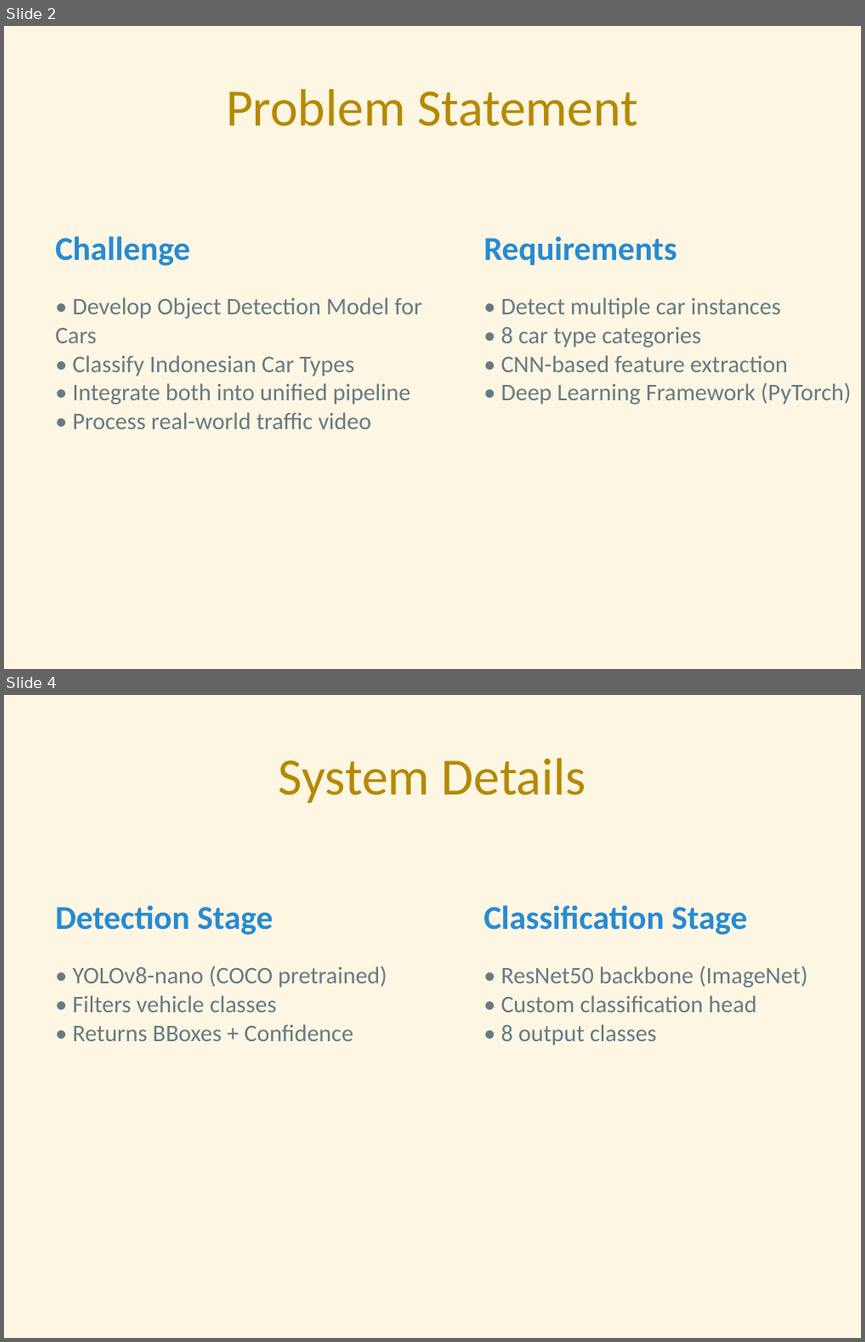
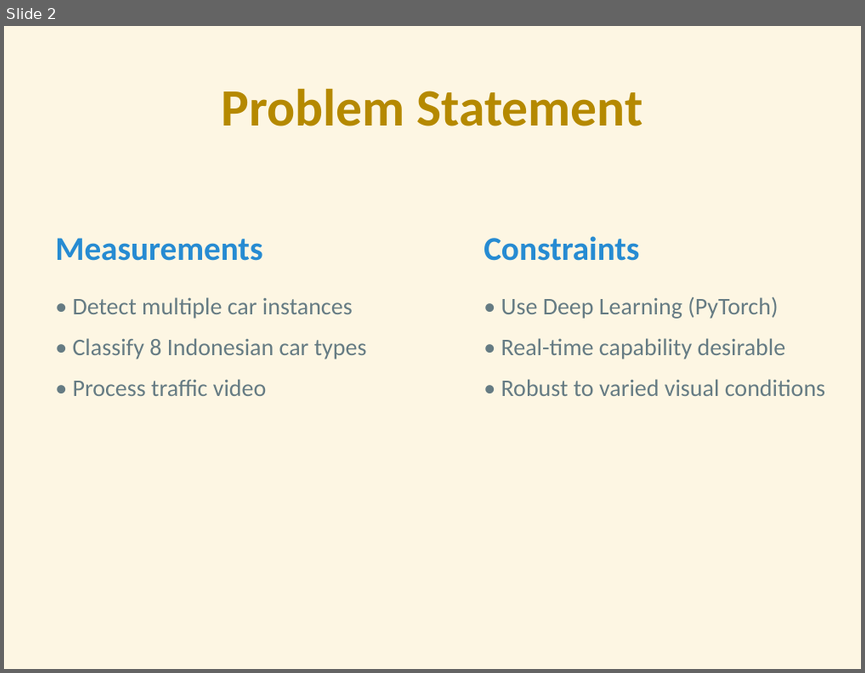
Before and after one commit to HyzenTech/car-retrieval-system, a slide deck: presentation.pptx. Shown one above the other, each under a label of ours: slides 2 and 4 before the commit, slide 2 after it; the slides between them are not shown. The pictures are 865x1342 and 865x673 pixels, drawn with LibreOffice and Linux fonts; fonts in the diff are those of the drawing. Boxes give left, top, right and bottom in pixels: in the first picture for what was removed or moved away, otherwise in the second. Text is boxed around its words. In the diff, an @@ line names an element or a change of style, - is before the commit and + after.

Commit message:
Enhance PPTX: Add visual architecture diagram and embed evaluation plots

```diff
--- a/presentation.pptx
+++ b/presentation.pptx
@@ slide 4 removed at [4,695,861,1338], background #FDF6E3 @@
@@ title removed at [279,758,586,803] @@
-System Details
@@ text removed at [55,905,386,1041] @@
-Detection Stage
-• YOLOv8-nano (COCO pretrained)
-• Filters vehicle classes
-• Returns BBoxes + Confidence
@@ text removed at [483,905,807,1045] @@
-Classification Stage
-• ResNet50 backbone (ImageNet)
-• Custom classification head
-• 8 output classes
@@ slide 2 changed as well @@
@@ title "Problem Statement" at [221,88,643,126]: bold on @@
@@ text at [55,238,367,396]: text changed @@
-Challenge
-• Develop Object Detection Model for Cars
-• Classify Indonesian Car Types
-• Integrate both into unified pipeline
-• Process real-world traffic video
+Measurements
+• Detect multiple car instances
+• Classify 8 Indonesian car types
+• Process traffic video
@@ text at [483,236,825,396]: text changed @@
-Requirements
-• Detect multiple car instances
-• 8 car type categories
-• CNN-based feature extraction
-• Deep Learning Framework (PyTorch)
+Constraints
+• Use Deep Learning (PyTorch)
+• Real-time capability desirable
+• Robust to varied visual conditions
```
Also in this commit, not shown: 6 other slides changed, 3 slides added, 3 other slides removed, 1 other file.
